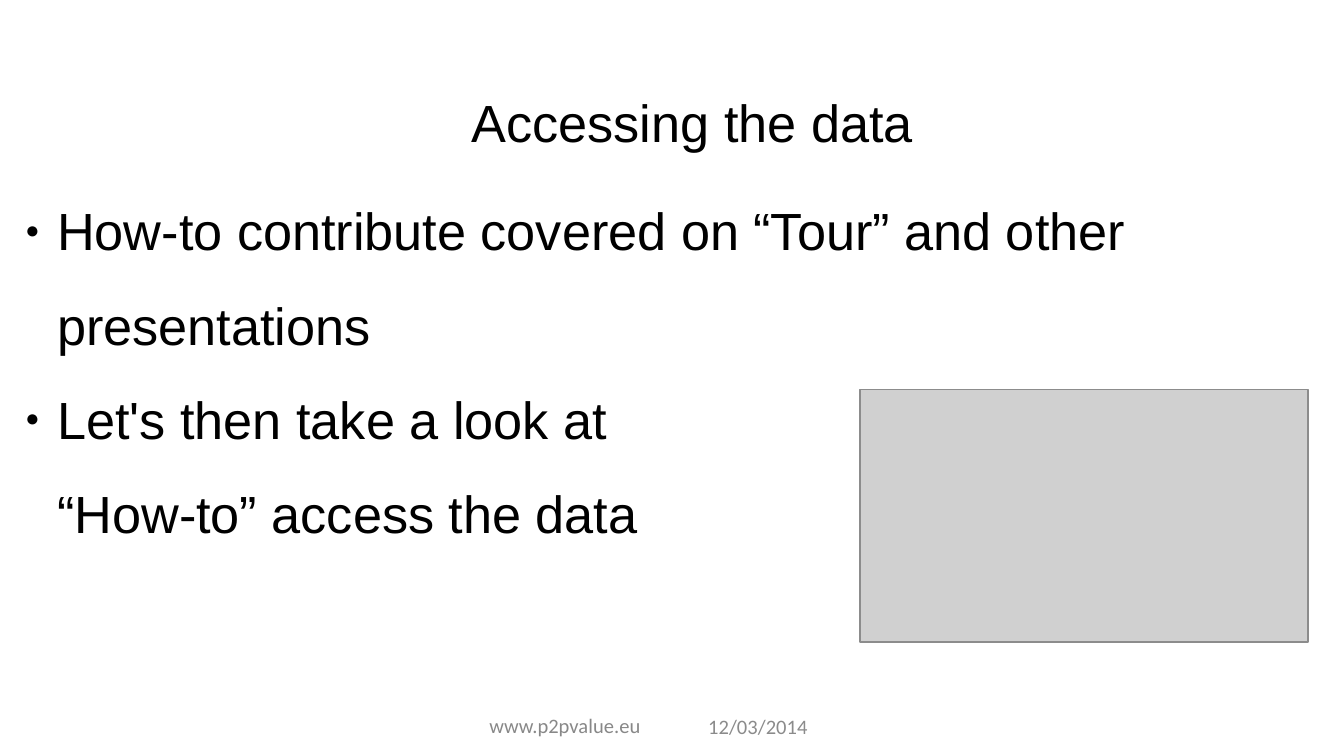
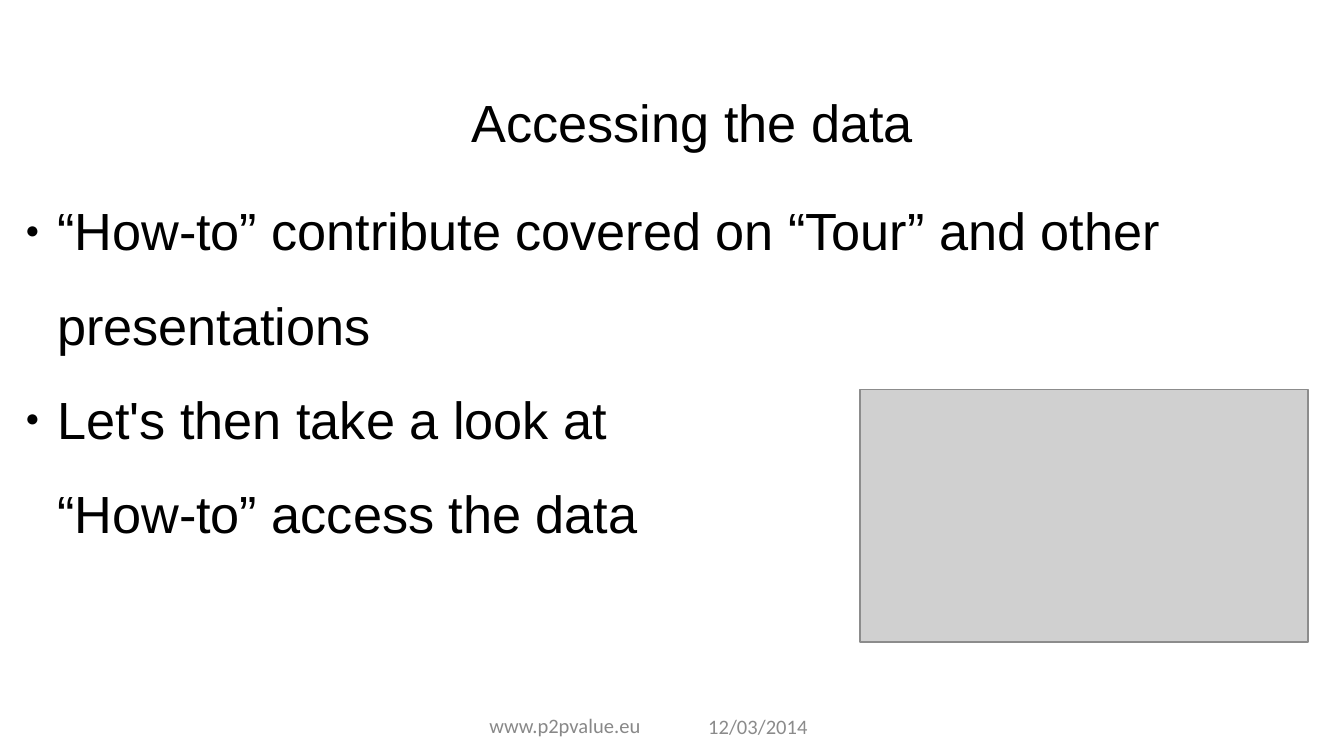
Before and after one commit to drozas/p2pvalue_directory_slides, a slide deck: slide 11 of p2pvalue_directory_techn_presentation.odp. Drawn at 1344x756 pixels with LibreOffice and Linux fonts; fonts in the diff are those of the drawing; grey boxes stand for pictures; background and template pictures are left out. Boxes give left, top, right and bottom in pixels: in the first picture for what was removed or moved away, otherwise in the second. Text is boxed around its words. In the diff, an @@ line names an element or a change of style, - is before the commit and + after.

```diff
--- a/p2pvalue_directory_techn_presentation.odp
+++ b/p2pvalue_directory_techn_presentation.odp
@@ subtitle at bbox=[57, 212, 1160, 355]: text changed @@
-● How-to contribute covered on “Tour” and other presentations
+● “How-to” contribute covered on “Tour” and other presentations
```
Also in this commit, not shown: 2 other slides changed, 2 other files.
